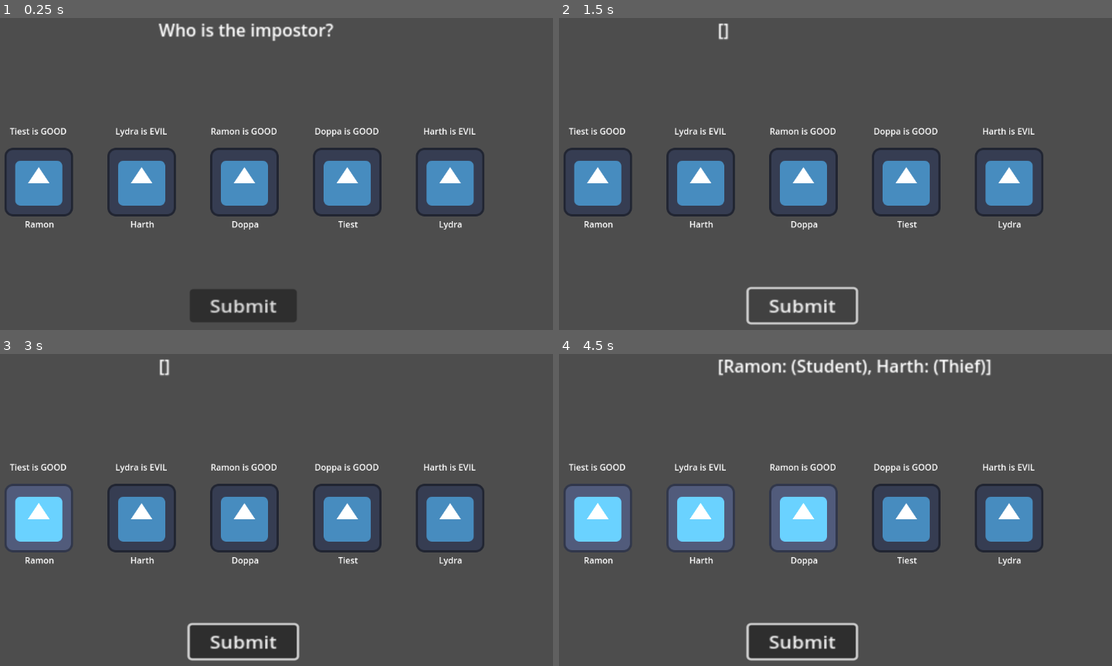
Above: before the commit, frames 1-4 (two rows, left to right).
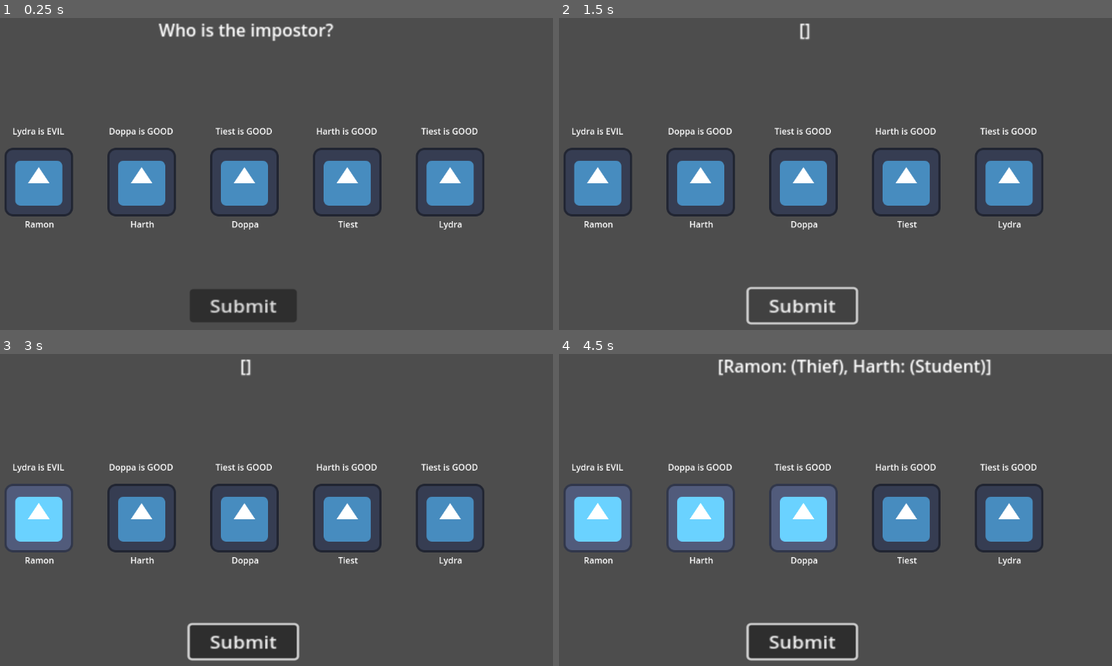
Above: after the commit, the same moments.

Repository: vbAarav/school-snatcher
Game: Godot game, scene res://Scenes/main.tscn
Two runs of this game, one before a commit and one after it. Both use one fixed random seed, a clock stepped at 60 frames per second and the inputs below. The engine's default icon, where the game draws it, is replaced by a stand-in: a white triangle on a blue panel in a dark square.
Inputs (mouse positions are in pixels of both pictures, inside the frame that each line leads up to):
- Up to frame 1 (0.25 s): no input
- Up to frame 2 (1.5 s): click "Submit" at 0.5 s; click "Submit" at 1.25 s
- Up to frame 3 (3 s): click "Submit" at 2 s; tap Enter at 2.75 s; move the mouse to (38, 516) at 2.77 s; click (38, 516) at 2.92 s
- Up to frame 4 (4.5 s): tap Space at 3.5 s; move the mouse to (702, 516) at 3.52 s; click (702, 516) at 3.67 s; tap Enter at 4.25 s; move the mouse to (802, 516) at 4.27 s; click (802, 516) at 4.42 s

The runs differ from the first frame. In frame 1, 0.8% of the frame differs, in the area x 1-87%, y 35-39%; in frame 2, 1.0%; in frame 3, 1.0%; in frame 4, 1.7%, in the area x 1-87%, y 1-39%.

Commit message:
Moved Alignment Code Into Its Own Script

Diff:
--- a/Scenes/main.tscn
+++ b/Scenes/main.tscn
@@ -27,5 +27,6 @@
 offset_bottom = 39.0
 scale = Vector2(2, 2)
 text = "Who is the impostor?"
+horizontal_alignment = 1
 
 [connection signal="pressed" from="UILayer/Button" to="StudentsManager" method="_on_button_pressed"]
--- /dev/null
+++ b/Scripts/alignment.gd
@@ -0,0 +1,11 @@
+class_name Alignment
+
+enum StudentAlignment {GOOD, EVIL, NEUTRAL}
+
+static func flip_alignment(alignment: StudentAlignment):
+	if alignment == StudentAlignment.GOOD:
+		return StudentAlignment.EVIL
+	elif alignment == StudentAlignment.EVIL:
+		return StudentAlignment.GOOD
+	else:
+		return StudentAlignment.NEUTRAL
--- a/Scripts/role.gd
+++ b/Scripts/role.gd
@@ -1,19 +1,9 @@
 extends Resource
 class_name Role
 
-enum StudentAlignment {GOOD, EVIL, NEUTRAL}
+@export var name: String
+@export var starting_alignment: Alignment.StudentAlignment
 
-@export var name: String
-@export var starting_alignment: StudentAlignment
-
-func _init(_name: String, _starting_alignment: StudentAlignment):
+func _init(_name: String, _starting_alignment:  Alignment.StudentAlignment):
 	name = _name
 	starting_alignment = _starting_alignment
-
-static func flip_alignment(alignment: StudentAlignment):
-	if alignment == StudentAlignment.GOOD:
-		return StudentAlignment.EVIL
-	elif alignment == StudentAlignment.EVIL:
-		return StudentAlignment.GOOD
-	else:
-		return StudentAlignment.NEUTRAL
--- a/Scripts/student.gd
+++ b/Scripts/student.gd
@@ -9,7 +9,7 @@
 # Variables
 @export var display_name: String = ""
 var role: Role
-var alignment: Role.StudentAlignment
+var alignment:  Alignment.StudentAlignment
 var is_selected = false
 
 func _ready():
--- a/Scripts/students_manager.gd
+++ b/Scripts/students_manager.gd
@@ -12,6 +12,7 @@
 
 func _ready():
 	setup_students()
+	setup_game()
 
 func setup_students():
 	# Create Student Nodes
@@ -54,21 +55,23 @@
 			student.scale = Vector2(scale_factor, scale_factor)
 			student.position = Vector2(start_x + i * (student_width + spacing), viewport_height / 2.0)
 
-	# Assign Student Roles
+
+
+func setup_game():
 	for student in students:
-		student.role = Role.new("Student", Role.StudentAlignment.GOOD)
+		student.role = Role.new("Student",  Alignment.StudentAlignment.GOOD)
 	var impostor = students[randi() % students.size()]
-	impostor.role = Role.new("Thief", Role.StudentAlignment.EVIL)
-	impostor.alignment = Role.StudentAlignment.EVIL
+	impostor.role = Role.new("Thief",  Alignment.StudentAlignment.EVIL)
+	impostor.alignment =  Alignment.StudentAlignment.EVIL
 
 	# Set Information
 	for student: Student in students:
 		var others = students.filter(func(x): return x != student)
 		var target: Student = others[randi() % others.size()]
 		var target_alignment = target.alignment
-		if student.alignment == Role.StudentAlignment.EVIL:
-			target_alignment = Role.flip_alignment(target_alignment)
-		student.set_current_information(target.display_name + " is " + str(Role.StudentAlignment.find_key(target_alignment)))
+		if student.alignment ==  Alignment.StudentAlignment.EVIL:
+			target_alignment =  Alignment.flip_alignment(target_alignment)
+		student.set_current_information(target.display_name + " is " + str( Alignment.StudentAlignment.find_key(target_alignment)))
 
 
 # On Signals
Not shown, added: Scripts/alignment.gd.uid
